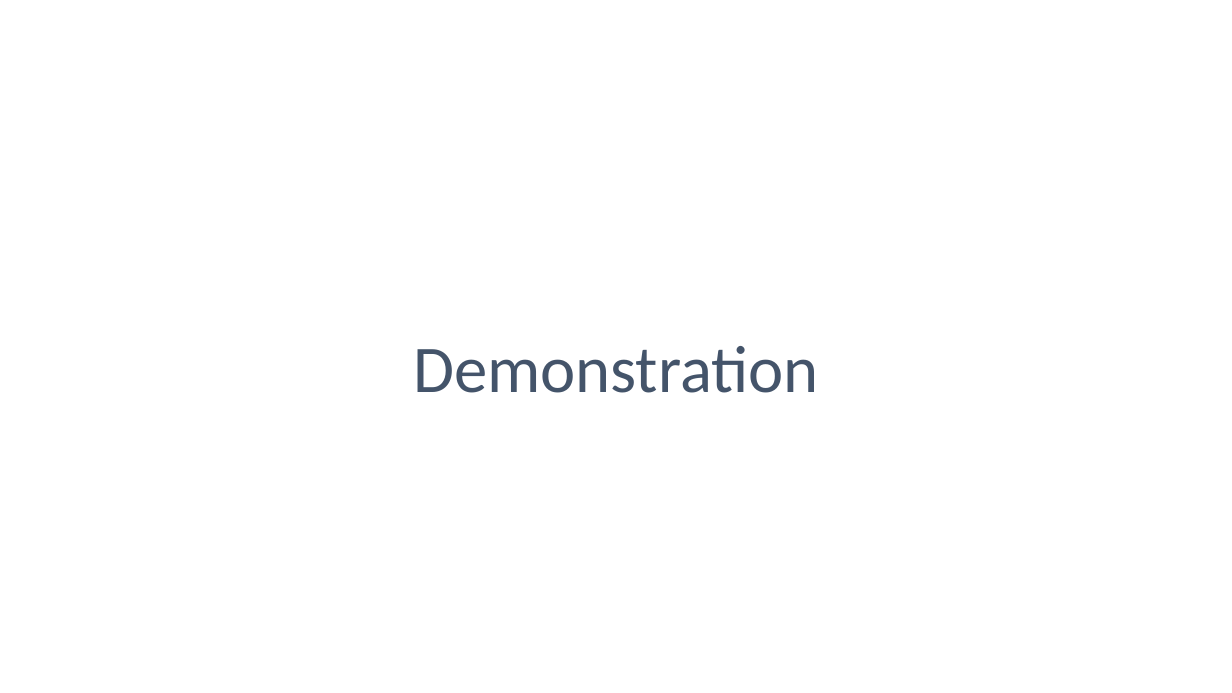
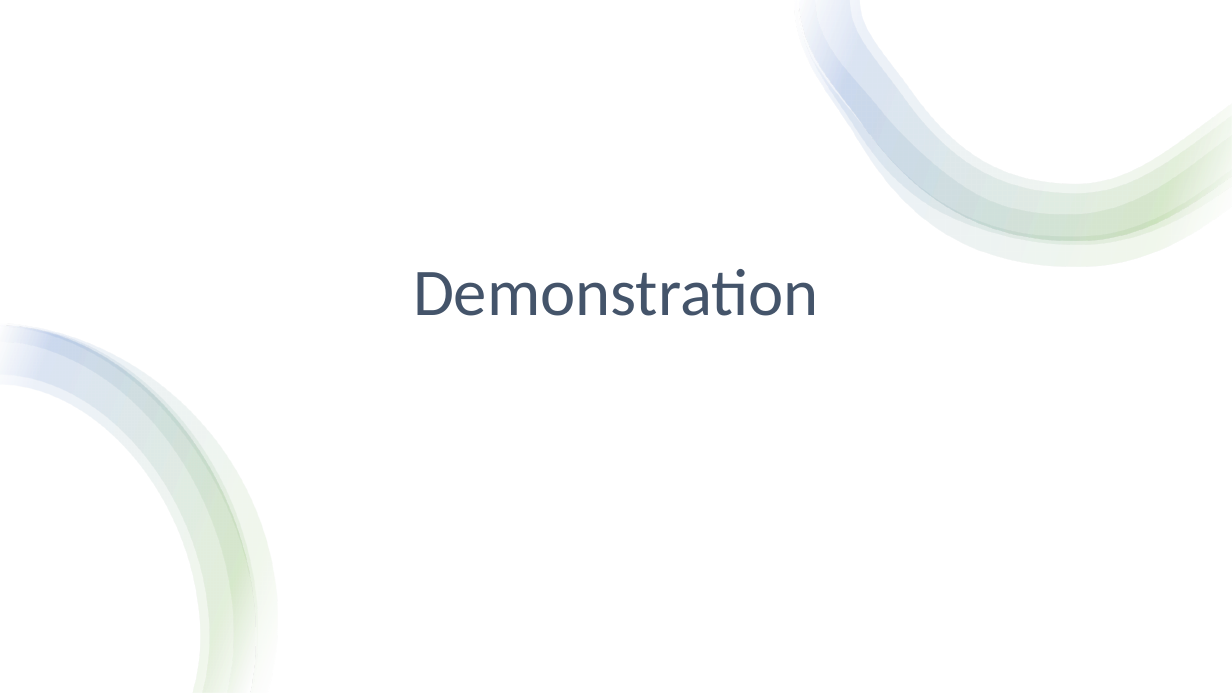
Before and after one commit to JackyUT2023/project3-group8, a slide deck: slide 10 of Project 3 Group 8 - Museums of the United States.pptx. Drawn at 1232x693 pixels with LibreOffice and Linux fonts; fonts in the diff are those of the drawing. Boxes give left, top, right and bottom in pixels: in the first picture for what was removed or moved away, otherwise in the second. Text is boxed around its words. In the diff, an @@ line names an element or a change of style, - is before the commit and + after.

```diff
--- a/Project 3 Group 8 - Museums of the United States.pptx
+++ b/Project 3 Group 8 - Museums of the United States.pptx
@@ rectangle added at bbox=[0, 0, 1232, 693], fill #FFFFFF @@
@@ group added at bbox=[795, 0, 1232, 267]: 4 freeform shapes @@
@@ title "Demonstration": place and size @@
-title "Demonstration" at bbox=[413, 346, 819, 393]
+title "Demonstration" at bbox=[413, 269, 819, 316]
@@ group added at bbox=[0, 323, 277, 693]: 4 freeform shapes @@
```
Also in this commit, not shown: 5 other slides changed.
